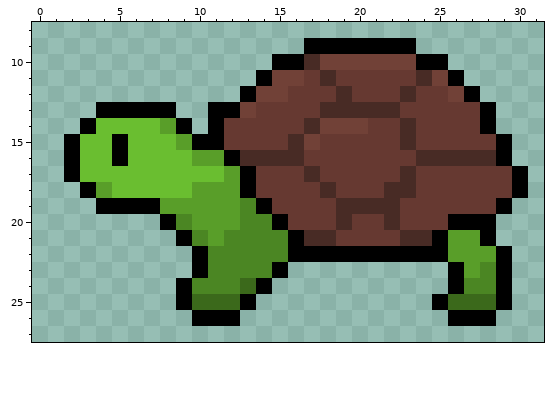
Pixel-art sprite: Assets/Sprites/Count the Animal/Turtle/Turtle Idle.png. The first picture shows the starting point.
The file is 320x320 pixels, drawn in blocks of 10x10; one block is one cell here. Shown: x 0..31, y 8..27.
After:
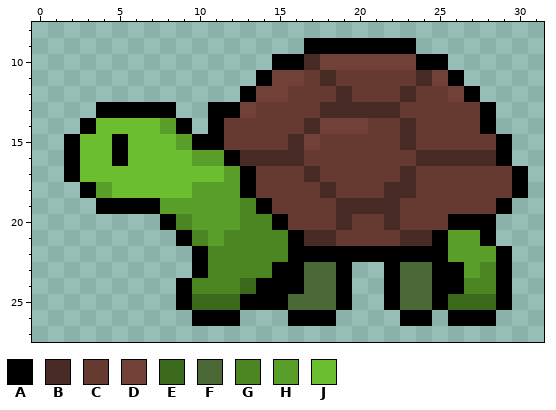
Palette (. is transparent): A #000000  B #482b25  C #663931  D #714137  E #3b691b  F #4b6937  G #4b8623  H #599e29  J #6abe30
From old to new:
y 23: x 16..19 .... -> AFFA; x 22..25 .... -> AFFA
y 24: x 15..19 ..... -> AAFFA; x 22..25 .... -> AFFA
y 25: x 14..19 ...... -> AAFFFA; x 22..24 ... -> AFF
y 26: x 16..18 ... -> AAA; x 23..24 .. -> AA
